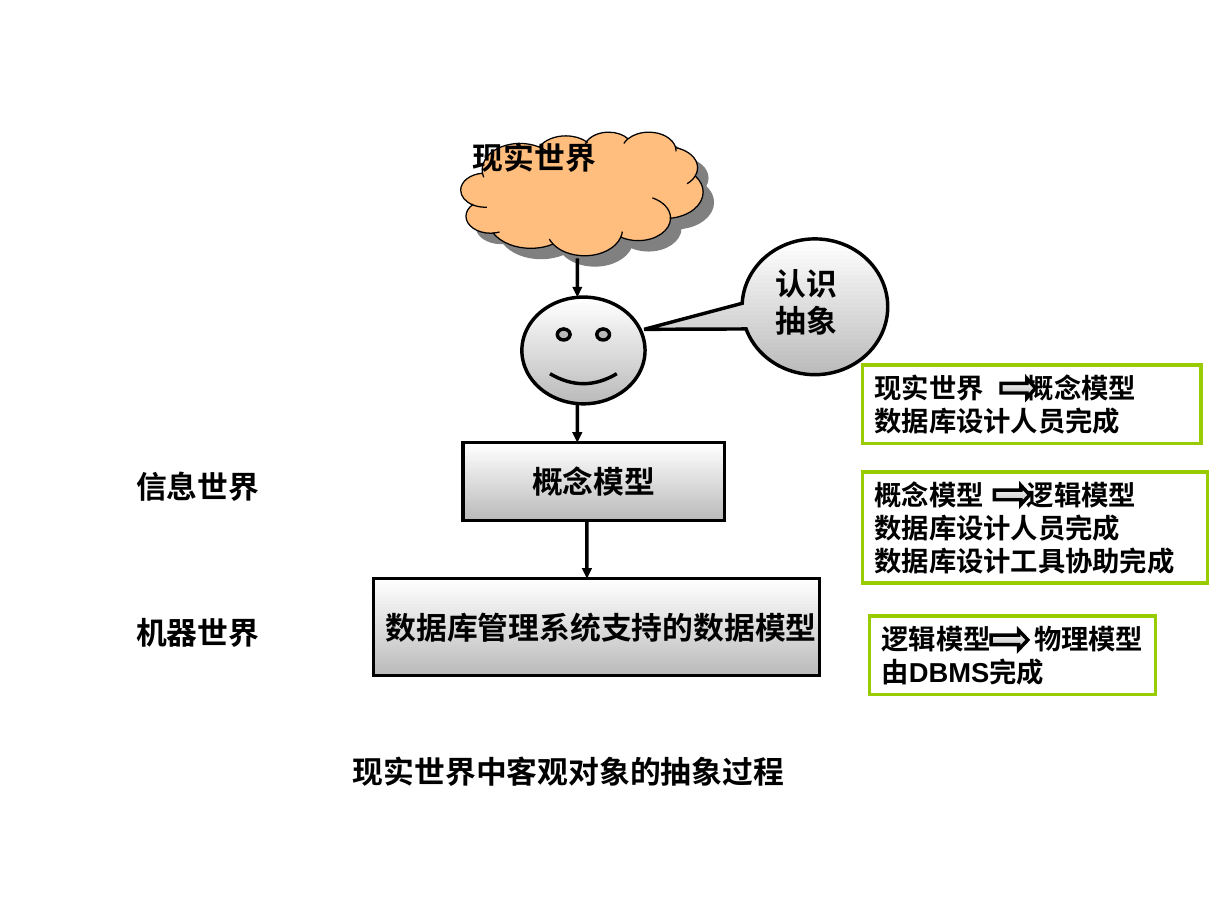
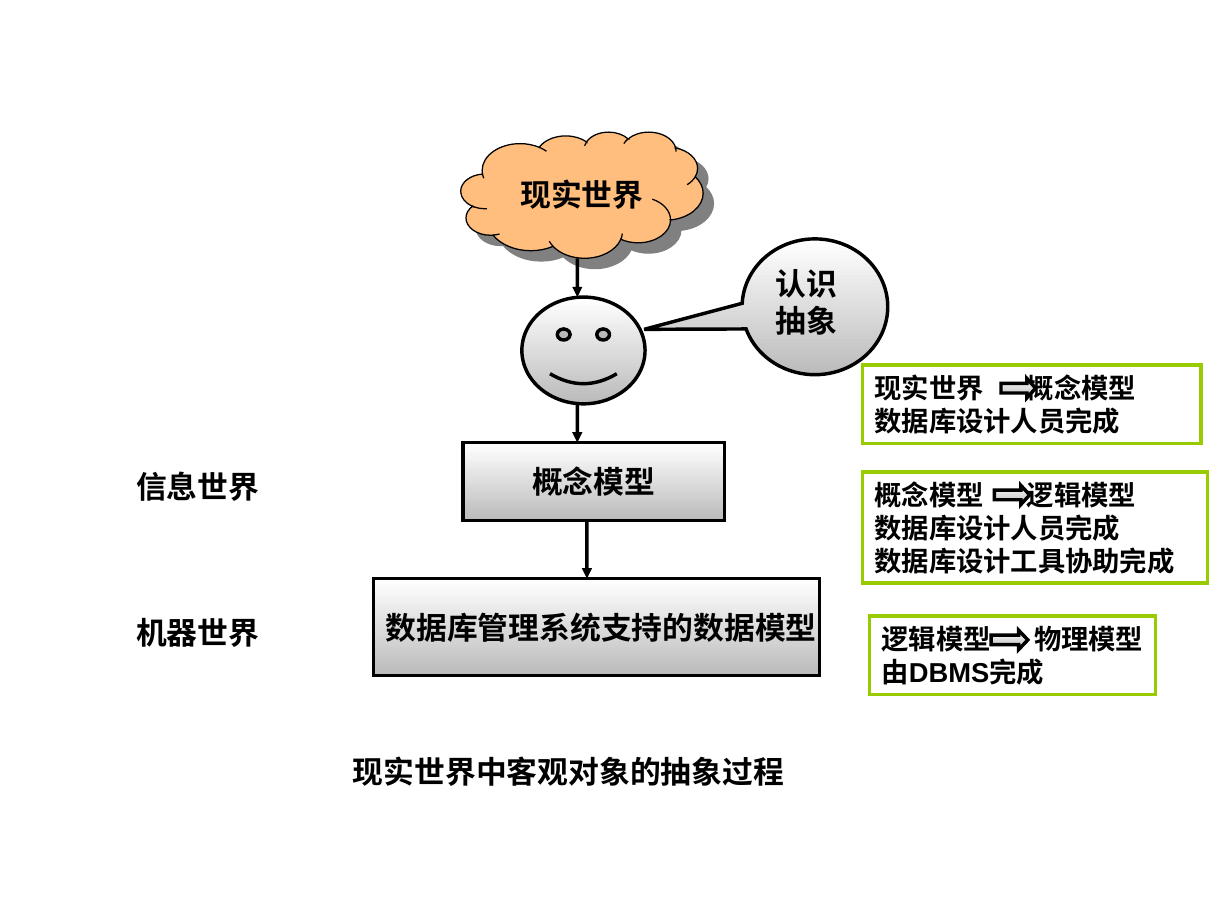
Before and after one commit to HBU/DataBase, a slide deck: slide 40 of PPT/DB第01章.ppt. Drawn at 1232x924 pixels with LibreOffice and Linux fonts; fonts in the diff are those of the drawing; background and template pictures are left out. Boxes give left, top, right and bottom in pixels: in the first picture for what was removed or moved away, otherwise in the second. Text is boxed around its words. In the diff, an @@ line names an element or a change of style, - is before the commit and + after.

```diff
--- a/PPT/DB第01章.ppt
+++ b/PPT/DB第01章.ppt
@@ freeform shape "现实世界" at box(461, 132, 703, 257): alignment left to centre; outline redrawn @@
```
Also in this commit, not shown: 13 other slides changed.
